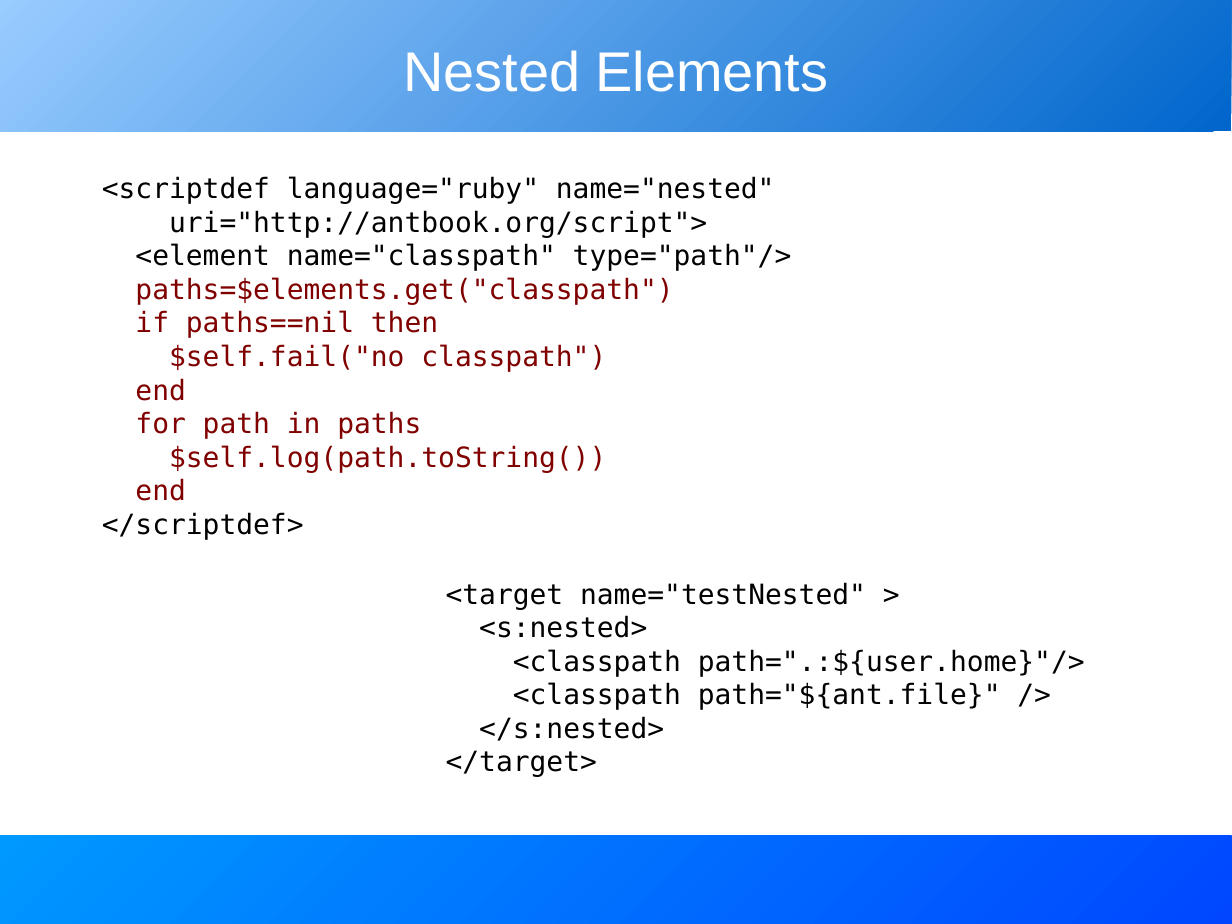
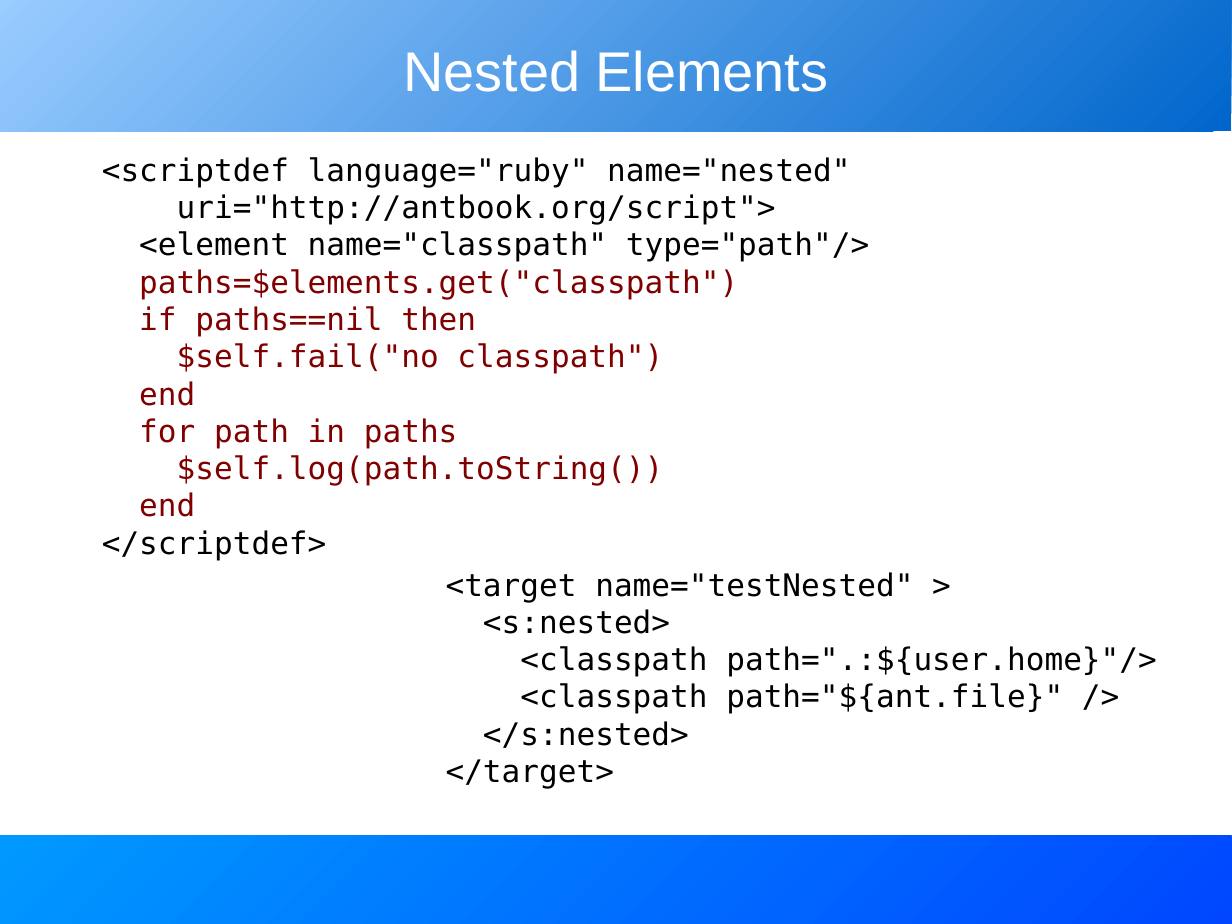
Before and after one commit to BeatrizTercero/repoSvnAnt, a slide deck: slide 13 of core/trunk/docs/slides/extending_ant.odp (slide 14 before the commit). Drawn at 1232x924 pixels with LibreOffice and Linux fonts; fonts in the diff are those of the drawing. Boxes give left, top, right and bottom in pixels: in the first picture for what was removed or moved away, otherwise in the second. Text is boxed around its words. In the diff, an @@ line names an element or a change of style, - is before the commit and + after.

```diff
--- a/core/trunk/docs/slides/extending_ant.odp
+++ b/core/trunk/docs/slides/extending_ant.odp
@@ text "<scriptdef language="ruby" name="nested"" at [102, 157, 869, 560]: size 18 to 20 pt @@
@@ text "<scriptdef language="ruby" name="nested"": place and size @@
-text "<scriptdef language="ruby" name="nested"" at [102, 176, 792, 539]
+text "<scriptdef language="ruby" name="nested"" at [102, 157, 869, 560]
@@ text "<target name="testNested" >" at [446, 572, 1157, 789]: size 18 to 20 pt @@
```
Also in this commit, not shown: 15 other slides changed.
